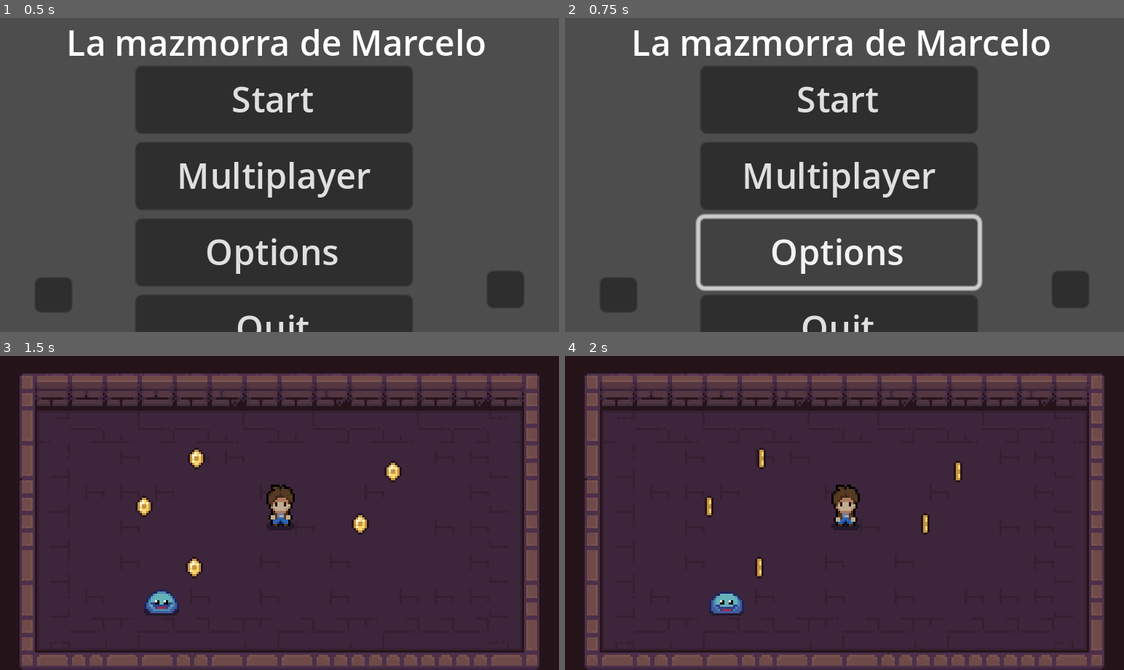
Above: before the commit, frames 1-4 (two rows, left to right).
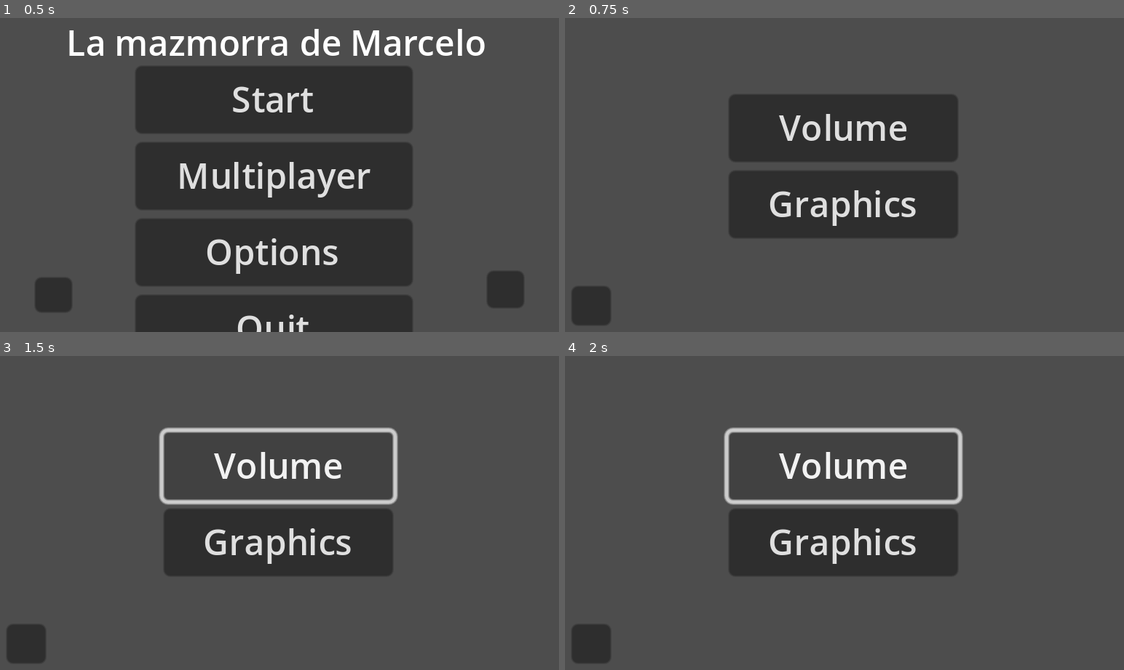
Above: after the commit, the same moments.

Repository: alvarolh33/marcelo
Game: Godot game, scene res://scenes/menu.tscn
Same seed, same stepped clock (60 frames per second), same inputs: the game is played once before the commit and once after it.
Inputs (mouse positions are in pixels of both pictures, inside the frame that each line leads up to):
- Up to frame 1 (0.5 s): no input
- Up to frame 2 (0.75 s): click "Options" at 0.5 s
- Up to frame 3 (1.5 s): click (279, 465) at 1.25 s, where only the run after the commit has a clickable "Volume"
- Up to frame 4 (2 s): no input

Frame 1 is identical in both runs. In frame 2, 24% of the frame differs, in the area x 1-94%, y 3-100%; in frame 3, 89%, in the area x 0-100%, y 0-100%; in frame 4, 88%.

Commit message:
Creación menú opciones

Diff:
--- a/scenes/menu.tscn
+++ b/scenes/menu.tscn
@@ -67,9 +67,10 @@
 offset_right = 240.0
 offset_bottom = 133.0
 
+[connection signal="pressed" from="VBoxContainer/Start" to="." method="_on_start_pressed"]
 [connection signal="pressed" from="VBoxContainer/Start" to="." method="_on_start_button_pressed"]
-[connection signal="pressed" from="VBoxContainer/Start" to="." method="_on_start_pressed"]
 [connection signal="pressed" from="VBoxContainer/Multiplayer" to="." method="_on_multiplayer_pressed"]
+[connection signal="pressed" from="VBoxContainer/Options" to="." method="_on_options_pressed"]
 [connection signal="pressed" from="VBoxContainer/Exit" to="." method="_on_exit_pressed"]
 [connection signal="pressed" from="Profile" to="." method="_on_profile_pressed"]
 [connection signal="pressed" from="Languages" to="." method="_on_languages_pressed"]
--- /dev/null
+++ b/scenes/options.tscn
@@ -0,0 +1,38 @@
+[gd_scene load_steps=2 format=3 uid="uid://p5quy5cl0nlg"]
+
+[ext_resource type="Script" path="res://scripts/options.gd" id="1_gg6jm"]
+
+[node name="Control" type="Control"]
+layout_mode = 3
+anchors_preset = 15
+anchor_right = 1.0
+anchor_bottom = 1.0
+grow_horizontal = 2
+grow_vertical = 2
+script = ExtResource("1_gg6jm")
+
+[node name="VBoxContainer" type="VBoxContainer" parent="."]
+layout_mode = 0
+offset_left = 75.0
+offset_top = 35.0
+offset_right = 180.0
+offset_bottom = 115.0
+
+[node name="Volume" type="Button" parent="VBoxContainer"]
+layout_mode = 2
+text = "Volume"
+
+[node name="Graphics" type="Button" parent="VBoxContainer"]
+layout_mode = 2
+text = "Graphics"
+
+[node name="Return to menu" type="Button" parent="."]
+layout_mode = 0
+offset_left = 3.0
+offset_top = 123.0
+offset_right = 21.0
+offset_bottom = 141.0
+
+[connection signal="pressed" from="VBoxContainer/Volume" to="." method="_on_volume_pressed"]
+[connection signal="pressed" from="VBoxContainer/Graphics" to="." method="_on_graphics_pressed"]
+[connection signal="pressed" from="Return to menu" to="." method="_on_return_to_menu_pressed"]
--- a/scripts/menu.gd
+++ b/scripts/menu.gd
@@ -14,3 +14,6 @@
 
 func _on_profile_pressed():
 	get_tree().change_scene_to_file("res://scenes/profile.tscn")
+
+func _on_options_pressed():
+	get_tree().change_scene_to_file("res://scenes/options.tscn")
--- /dev/null
+++ b/scripts/options.gd
@@ -0,0 +1,10 @@
+extends Control
+
+func _on_volume_pressed():
+	get_tree().change_scene_to_file("res://scenes/volume.tscn")
+
+func _on_graphics_pressed():
+	get_tree().change_scene_to_file("res://scenes/graphics.tscn")
+
+func _on_return_to_menu_pressed():
+	get_tree().change_scene_to_file("res://scenes/menu.tscn")
